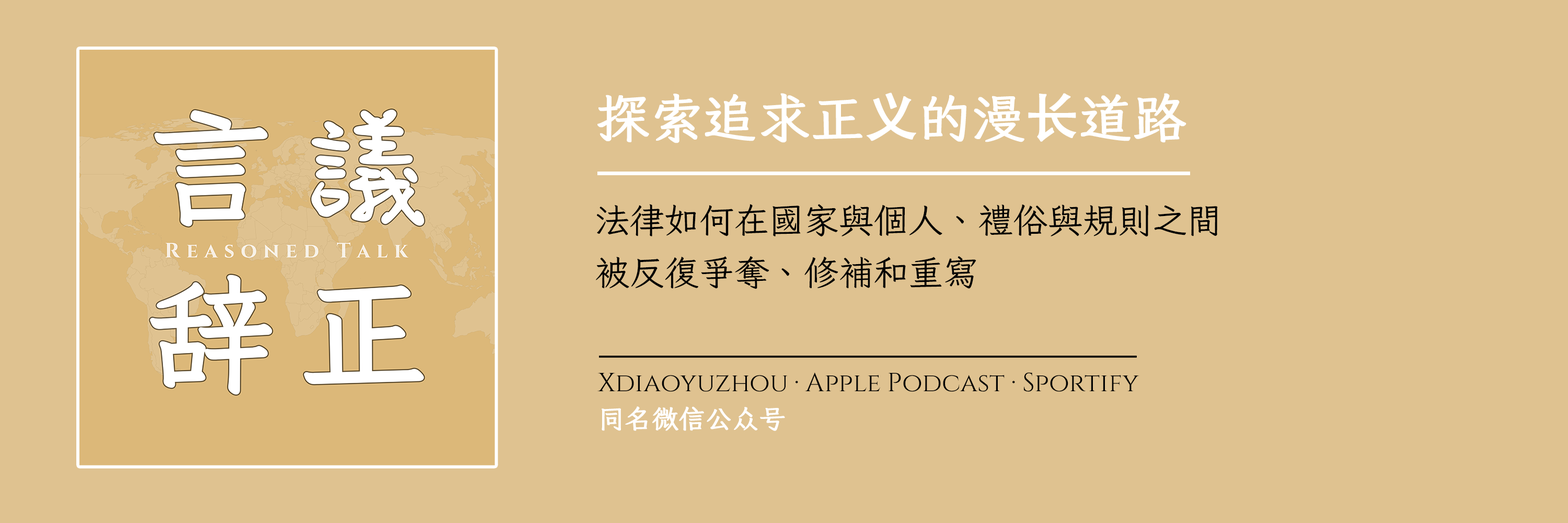
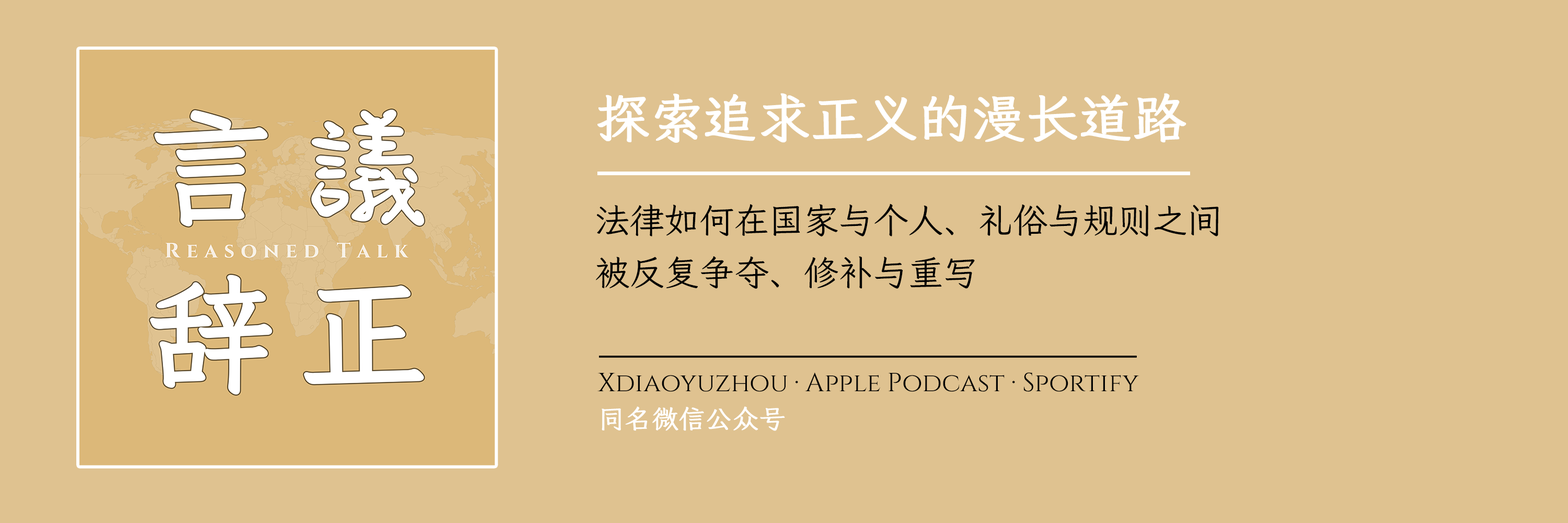
Layers edited between the first and the second 1568 × 523 image:
painted on "同名微信公众号" over bbox(601, 406, 786, 431)
renamed "法律如何在國家與個人、禮俗與規則之間 被反復爭奪、修補和重寫" to "法律如何在国家与个人、礼俗与规则之间 被反复争夺、修补与重写", painted on it over bbox(595, 203, 1219, 290)
painted on "探索追求正义的漫长道路" over bbox(597, 92, 1187, 144)